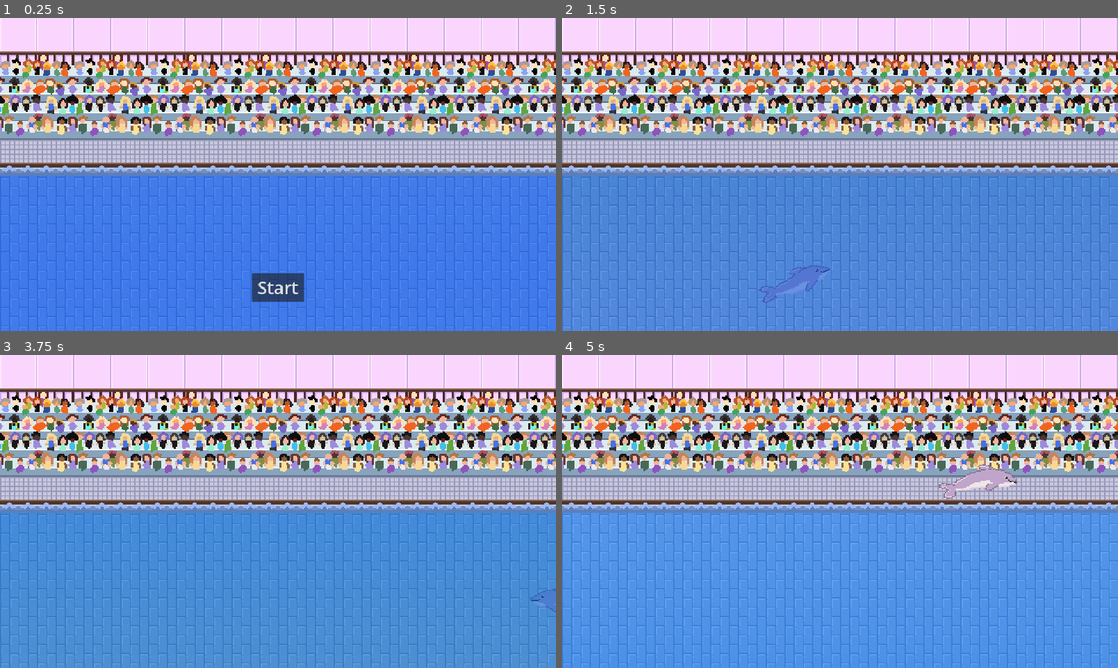
Above: before the commit, frames 1-4 (two rows, left to right).
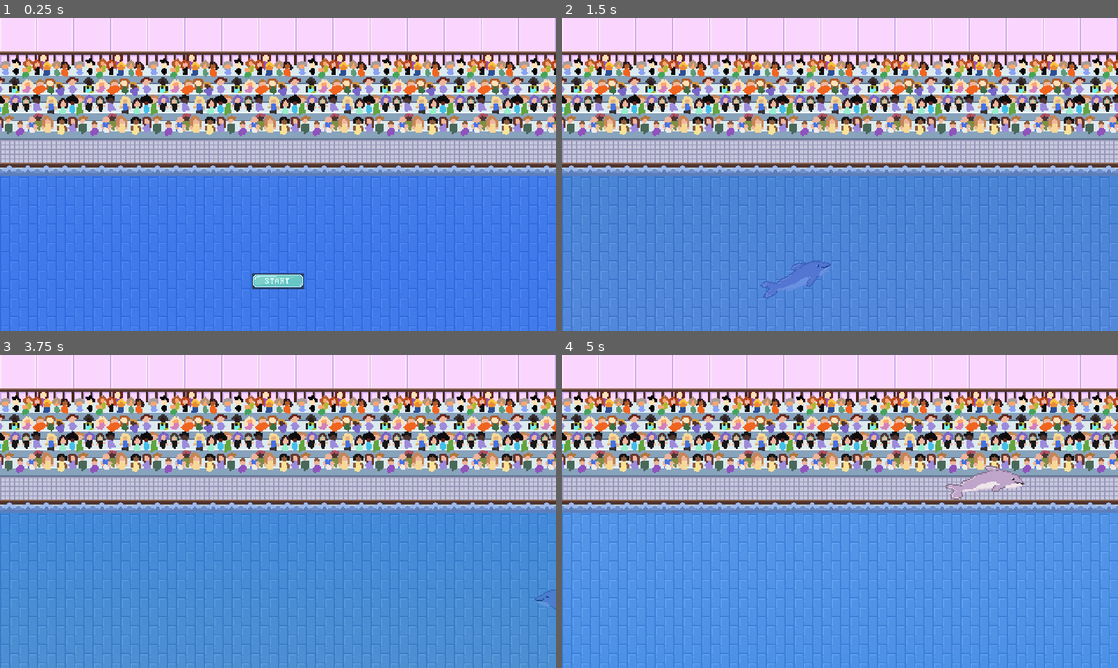
Above: after the commit, the same moments.

Repository: Kugelpanzer/GGJ-2024
Game: Godot game, scene res://Main.tscn
The game is run twice, just before and just after one commit, with the same random seed, the same clock (stepped at 60 frames per second) and the same inputs.
Inputs (mouse positions are in pixels of both pictures, inside the frame that each line leads up to; where the layout moved, square brackets give the same spot in the first picture):
- Up to frame 1 (0.25 s): no input
- Up to frame 2 (1.5 s): click (840, 280) [840, 287] at 0.5 s; move the mouse to (962, 158) at 1.27 s
- Up to frame 3 (3.75 s): move the mouse to (166, 527) at 2.02 s; move the mouse to (333, 442) at 2.77 s; tap Enter at 3.5 s; move the mouse to (250, 574) at 3.52 s
- Up to frame 4 (5 s): move the mouse to (1006, 558) at 4.27 s

The runs differ from the first frame. In frame 1, 0.8% of the frame differs, in the area x 45-55%, y 82-91%; in frame 2, 0.3%; in frame 3, less than 0.1%; in frame 4, 0.6%.

Commit message:
Start button changed

Diff:
--- a/HUD.tscn
+++ b/HUD.tscn
@@ -1,6 +1,7 @@
-[gd_scene load_steps=4 format=3 uid="uid://ccqoreueuxdb7"]
+[gd_scene load_steps=5 format=3 uid="uid://ccqoreueuxdb7"]
 
 [ext_resource type="Script" path="res://HUD.gd" id="1"]
+[ext_resource type="Texture2D" uid="uid://cv3b0420e10v2" path="res://art/startDugme.png" id="2_u8rw7"]
 
 [sub_resource type="InputEventAction" id="InputEventAction_fopy7"]
 action = &"start_game"
@@ -44,12 +45,14 @@
 offset_left = -90.0
 offset_top = -200.0
 offset_right = 90.0
-offset_bottom = -100.0
+offset_bottom = -144.0
 grow_horizontal = 2
 grow_vertical = 0
 theme_override_font_sizes/font_size = 60
 shortcut = SubResource("4")
-text = "Start"
+icon = ExtResource("2_u8rw7")
+icon_alignment = 1
+expand_icon = true
 
 [node name="MessageTimer" type="Timer" parent="."]
 wait_time = 3.0
Binary file added: art/startDugme.png
Not shown, added: art/startDugme.png.import
Binary file added: art/youLose.png
Not shown, added: art/youLose.png.import
Binary file added: art/youWin.png
Not shown, added: art/youWin.png.import
